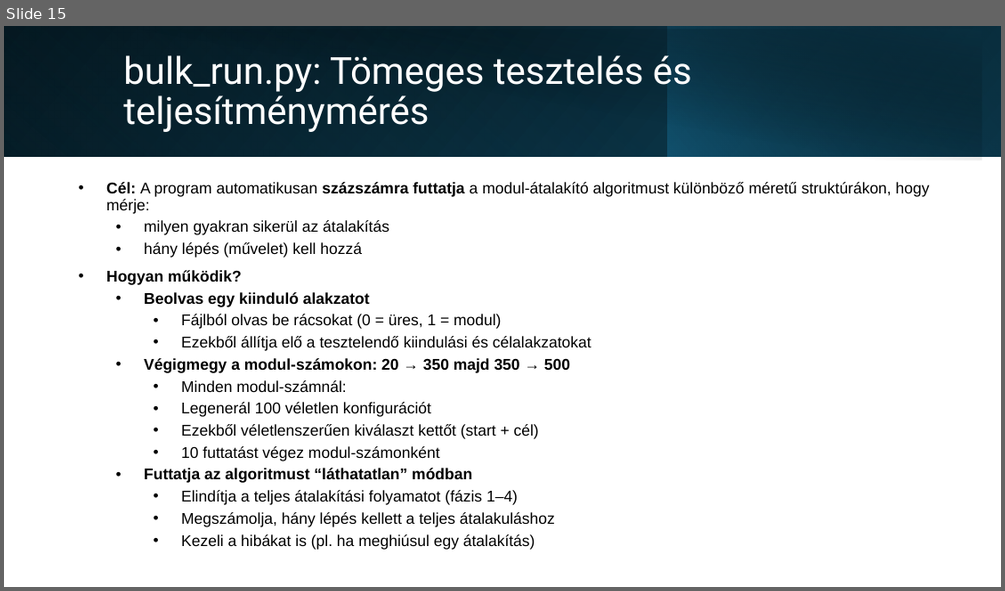
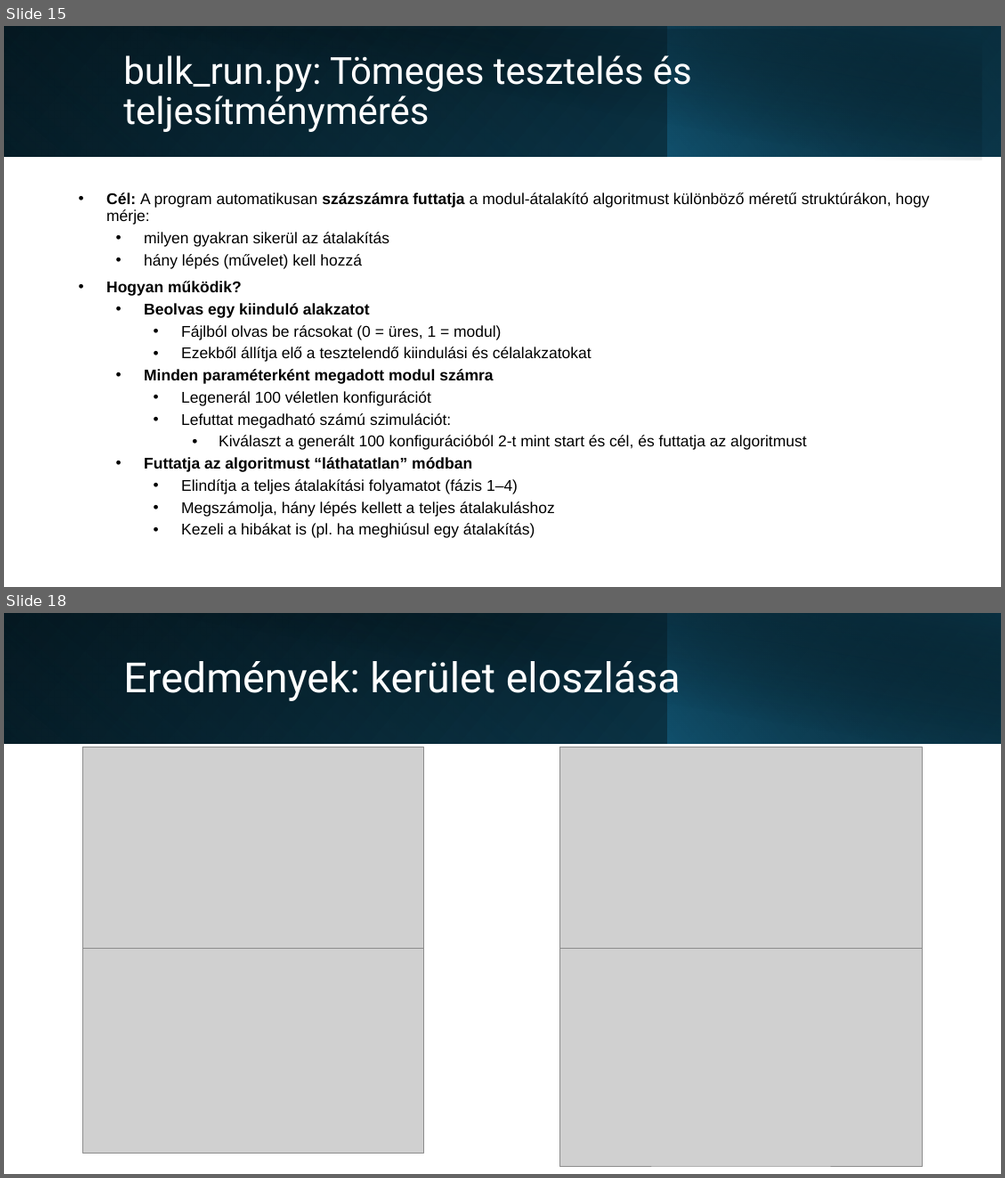
Before and after one commit to xlykoi/Szamitogepes-halozatok, a slide deck: Short_presentation.pptx. Shown one above the other, each under a label of ours: slide 15 before the commit, slides 15 and 18 after it; the slides between them are not shown. The pictures are 1005x591 and 1005x1178 pixels, drawn with LibreOffice and Linux fonts; fonts in the diff are those of the drawing; grey boxes stand for pictures. Boxes give left, top, right and bottom in pixels: in the first picture for what was removed or moved away, otherwise in the second. Text is boxed around its words. In the diff, an @@ line names an element or a change of style, - is before the commit and + after.

```diff
--- a/Short_presentation.pptx
+++ b/Short_presentation.pptx
@@ slide 18 added at (x1=4, y1=613, x2=1001, y2=1174), background #FFFFFF @@
@@ rectangle added at (x1=4, y1=613, x2=1001, y2=743), fill gradient #000000 to #0F4861 @@
@@ rectangle added at (x1=4, y1=613, x2=668, y2=743), fill gradient #156082 to #0A3041 @@
@@ rectangle added at (x1=41, y1=613, x2=1001, y2=744), fill gradient #000000 to #0A3041 @@
@@ rectangle added at (x1=667, y1=613, x2=1001, y2=743), fill gradient #156082 to #000000 @@
@@ title added at (x1=123, y1=661, x2=680, y2=701), 40 pt, text #FFFFFF @@
+Eredmények: kerület eloszlása
@@ picture added at (x1=83, y1=747, x2=423, y2=951) @@
@@ picture added at (x1=559, y1=747, x2=922, y2=965) @@
@@ picture added at (x1=83, y1=949, x2=423, y2=1153) @@
@@ picture added at (x1=559, y1=949, x2=922, y2=1167) @@
@@ slide 15 changed as well @@
@@ text at (x1=144, y1=369, x2=493, y2=384): text changed @@
-  • Végigmegy a modul-számokon: 20 → 350 majd 350 → 500
-    • Minden modul-számnál:
+  • Minden paraméterként megadott modul számra
@@ text at (x1=181, y1=413, x2=806, y2=450): text changed @@
-    • Ezekből véletlenszerűen kiválaszt kettőt (start + cél)
-    • 10 futtatást végez modul-számonként
+    • Lefuttat megadható számú szimulációt:
+      • Kiválaszt a generált 100 konfigurációból 2-t mint start és cél, és futtatja az algoritmust
```
Also in this commit, not shown: 5 other slides changed, 4 other slides added, 1 slide removed.
